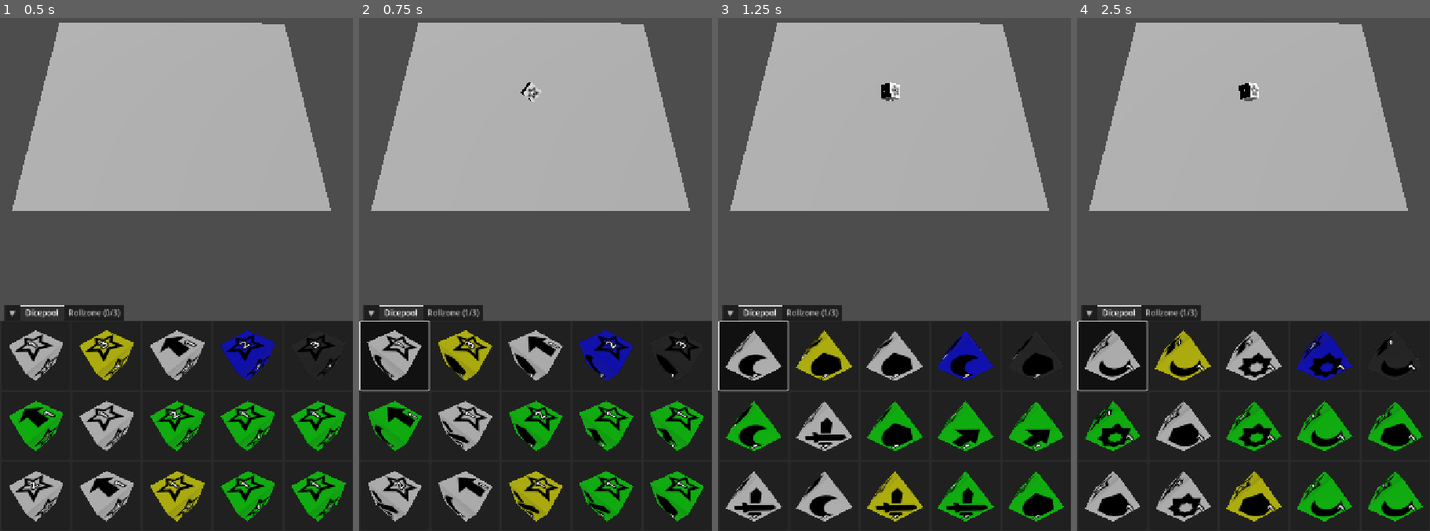
Above: before the commit, frames 1-4 (left to right).
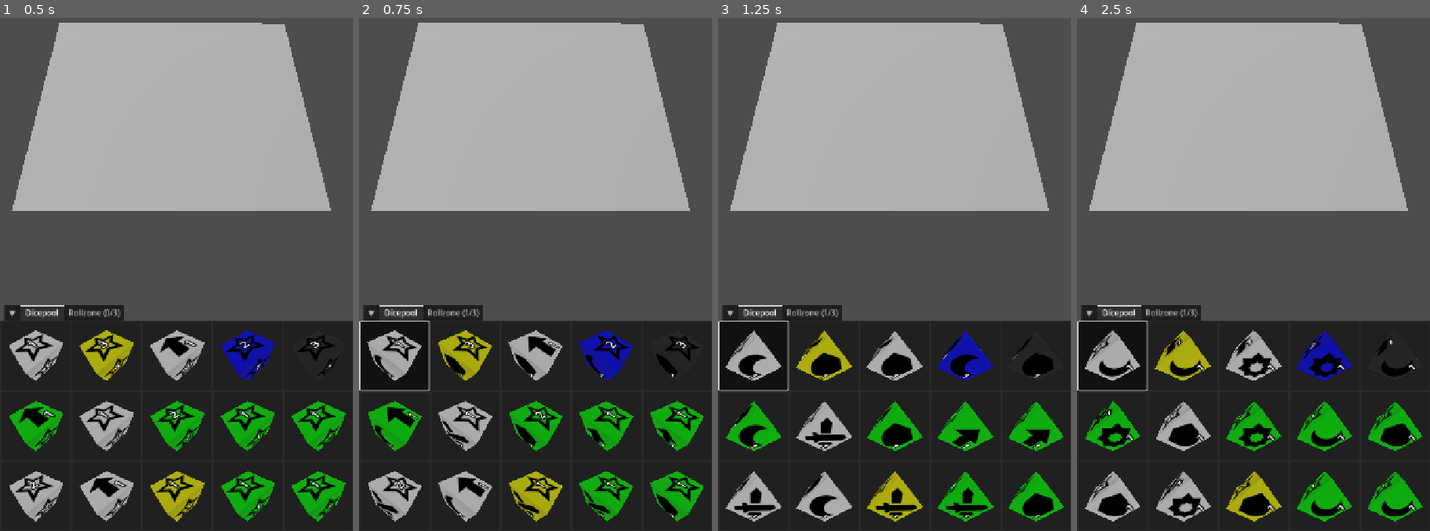
Above: after the commit, the same moments.

Repository: francocurotto/DDMre
Game: Godot game, scene res://test.tscn
The game is run twice, just before and just after one commit, with the same random seed, the same clock (stepped at 60 frames per second) and the same inputs.
Inputs (mouse positions are in pixels of both pictures, inside the frame that each line leads up to):
- Up to frame 1 (0.5 s): no input
- Up to frame 2 (0.75 s): click (394, 356) at 0.52 s
- Up to frame 3 (1.25 s): no input
- Up to frame 4 (2.5 s): click (1112, 356) at 1.27 s; click (1112, 356) at 2.02 s

Frame 1 is identical in both runs. In frame 2, 0.1% of the frame differs, in the area x 45-52%, y 12-17%; in frame 3, 0.2%; in frame 4, 0.2%.

Commit message:
progress in rollzone

Diff:
--- a/dicegui/dicepool/dice_button/dice_button.gd
+++ b/dicegui/dicepool/dice_button/dice_button.gd
@@ -27,5 +27,4 @@
 
 func _on_button_toggled(toggled_on: bool) -> void:
 	button_toggled.emit(toggled_on, self)
-	print("Button toggled (%s)" % toggled_on)
 #endregion
--- a/dicegui/rollzone/rollzone.gd
+++ b/dicegui/rollzone/rollzone.gd
@@ -1,4 +1,31 @@
 extends PanelContainer
+
+#region constants
+var DICEPOS = [Vector3(-2.5,0,0), Vector3(0,0,0), Vector3(2.5,0,0)]
+#endregion
+
+#region private variables
+var dragging = false
+var drag_position
+#endregion
+
+#region builtin functions
+func _input(event):
+	if event is InputEventScreenTouch or event is InputEventScreenDrag:
+		var pos = event.position
+		# Check if the touch is inside the drag area
+		if get_global_rect().has_point(pos):
+			if event is InputEventScreenTouch and event.pressed:
+				dragging = true
+				drag_position = pos
+			elif event is InputEventScreenDrag and dragging:
+				drag_position = pos
+			if event is InputEventScreenTouch and not event.pressed:
+				dragging = false
+				print("pos1: " + str(pos))
+				print("pos2: " +str(pos))
+		else:
+			dragging = false
 
 #region public functions
 func update_dice(dice_buttons):
@@ -6,6 +33,8 @@
 	for dice in %DiceList.get_children():
 		dice.queue_free()
 	# add new dice
-	for dice_button in dice_buttons:
-		%DiceList.add_child(dice_button.dice.duplicate())
+	for i in len(dice_buttons):
+		var dice = dice_buttons[i].dice.duplicate()
+		%DiceList.add_child(dice)
+		dice.position = DICEPOS[i]
 #endregion
--- a/dicegui/rollzone/rollzone.tscn
+++ b/dicegui/rollzone/rollzone.tscn
@@ -12,13 +12,17 @@
 layout_mode = 2
 
 [node name="SubViewport" type="SubViewport" parent="SubViewportContainer"]
+own_world_3d = true
 transparent_bg = true
 handle_input_locally = false
 size = Vector2i(720, 430)
 render_target_update_mode = 4
 
 [node name="Camera3D" type="Camera3D" parent="SubViewportContainer/SubViewport"]
-transform = Transform3D(1, 0, 0, 0, 1, 0, 0, 0, 1, 0, 0, 1.90951)
+transform = Transform3D(1, 0, 0, 0, 1, 0, 0, 0, 1, 0, 0, 4)
 
 [node name="DiceList" type="Node3D" parent="SubViewportContainer/SubViewport"]
 unique_name_in_owner = true
+
+[node name="DirectionalLight3D" type="DirectionalLight3D" parent="SubViewportContainer/SubViewport"]
+transform = Transform3D(1, 0, 0, 0, 1, 0, 0, 0, 1, 0, 0, 5)
--- a/project.godot
+++ b/project.godot
@@ -27,6 +27,10 @@
 window/stretch/aspect="expand"
 window/handheld/orientation=1
 
+[input_devices]
+
+pointing/emulate_touch_from_mouse=true
+
 [rendering]
 
 renderer/rendering_method="mobile"
